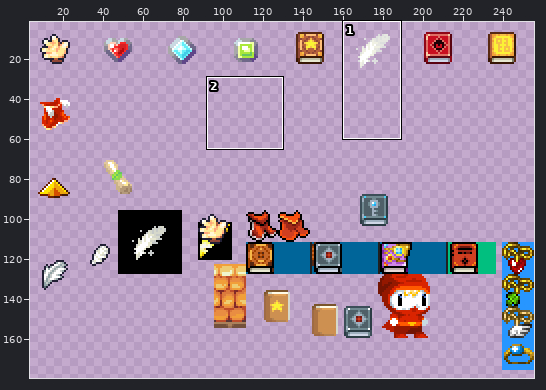
One commit to this sprite sheet: Leore/Content/items.png. The picture above shows the old version from afar; the outline marks the close-up.
Close-up. As it was:
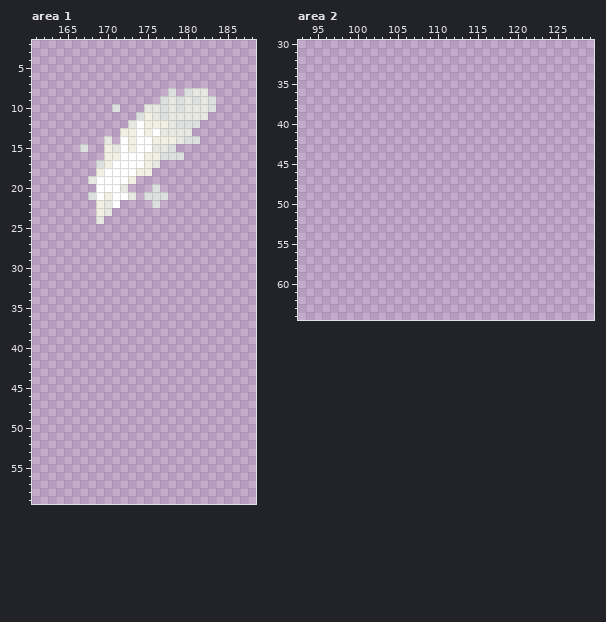
The file is 256x256 pixels. Colours within 5 levels of each other are drawn and written as one. Shown: area 1: x 161..188, y 2..59; area 2: x 93..129, y 30..64. The wide view leaves out empty margins.
The same view after the edit:
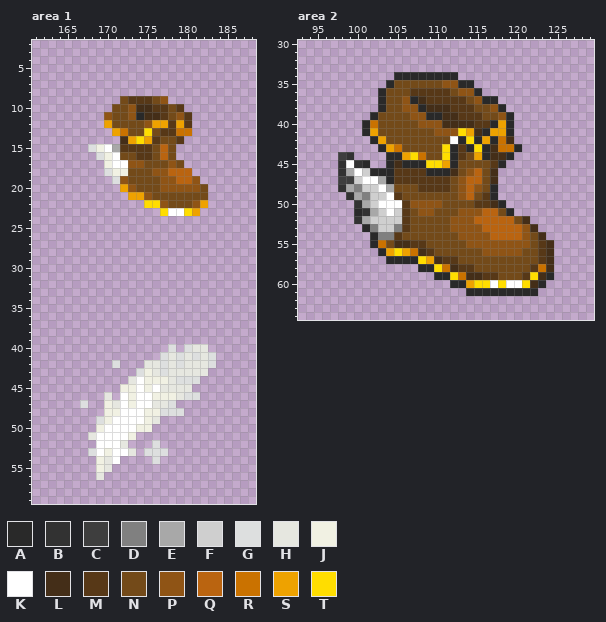
Palette (. is transparent): A #292929  B #323232  C #3e3e3e  D #808080  E #a8a8a8  F #cfcfcf  G #dddfdf  H #e6e7e0  J #f1f1e3  K #ffffff  L #442e18  M #573817  N #734a19  P #8f5415  Q #ba6410  R #ca7200  S #eea200  T #ffdd00
Author's note on the commit: shop item change
Changes in this commit:
--- area 1
@@ x 161..188 @@
  7 ............................
- 8 .................G.GHH......
- 9 ................GHGHGHG.....
-10 ..........G...HHGHGHHHG.....
-11 .............GJHGHHHHH......
-12 ............HKJJJHGGG.......
-13 ...........JJKJKHHHH........
-14 .........H.KJKKJJJHGG.......
-15 ......G..JHKJKKHHG..........
-16 .........JJKKKJJGGG.........
-17 ........GJKKKKJH............
-18 ........JKKKKJJ.............
-19 .......HKKKKJ...............
-20 ........KKKH...G............
-21 .......GKJKKH.GGG...........
-22 ........JHK....G............
-23 ........JH..................
-24 ........H...................
+ 8 ............................
+ 9 ...........NMMMNP...........
+10 ..........NNPLLMMNM.........
+11 .........PNNPALLMNPM........
+12 .........SNNNNPSSMSM........
+13 ..........SRNNTNMMRR........
+14 ...........LSTSMNNM.........
+15 .......GJKEMMMMNQN..........
+16 ........GJKNNMMNQN..........
+17 .........JKKPPNNNPN.........
+18 .........GJJNNNPPQQQ........
+19 ..........GPNNNNPPQQP.......
+20 ...........SPNNNPPPPPN......
+21 ............SSPNNNNNNN......
+22 ..............TTPNNNPS......
+23 ................TKKTS.......
+24 ............................
 25 ............................
@@ x 161..188 @@
 39 ............................
-40 ............................
-41 ............................
-42 ............................
-43 ............................
-44 ............................
-45 ............................
-46 ............................
-47 ............................
-48 ............................
-49 ............................
-50 ............................
-51 ............................
-52 ............................
-53 ............................
-54 ............................
-55 ............................
-56 ............................
+40 .................G.GHH......
+41 ................GHGHGHG.....
+42 ..........G...HHGHGHHHG.....
+43 .............GJHGHHHHH......
+44 ............HKJJJHGGG.......
+45 ...........JJKJKHHHH........
+46 .........H.KJKKJJJHGG.......
+47 ......G..JHKJKKHHG..........
+48 .........JJKKKJJGGG.........
+49 ........GJKKKKJH............
+50 ........JKKKKJJ.............
+51 .......HKKKKJ...............
+52 ........KKKH...G............
+53 .......GKJKKH.GGG...........
+54 ........JHK....G............
+55 ........JH..................
+56 ........H...................
 57 ............................
--- area 2
@@ x 93..129 @@
 33 .....................................
-34 .....................................
-35 .....................................
-36 .....................................
-37 .....................................
-38 .....................................
-39 .....................................
-40 .....................................
-41 .....................................
-42 .....................................
-43 .....................................
-44 .....................................
-45 .....................................
-46 .....................................
-47 .....................................
-48 .....................................
-49 .....................................
-50 .....................................
-51 .....................................
-52 .....................................
-53 .....................................
-54 .....................................
-55 .....................................
-56 .....................................
-57 .....................................
-58 .....................................
-59 .....................................
-60 .....................................
-61 .....................................
+34 ............AAAAAAAA.................
+35 ...........ANNNNNNPPAA...............
+36 ..........ANNNMMMMMNPPA..............
+37 ..........ANNPALMMMMMNPAA............
+38 ..........ANNPPALLLMMMNNPA...........
+39 .........ANNNNPPAALLMMMNNPA..........
+40 ........ARNNNNNPPPLLLLMMASA..........
+41 ........ASNNNNNNNPPPTSLASSA..........
+42 .........ASNNNNNNNNKATASARL..........
+43 ..........ASRNNNNNTAMATALRRA.........
+44 .....CB....AASTRNNTAMNSALLA..........
+45 .....BKBA..ALAAATTSANNNNMA...........
+46 .....BEKFAAAMMMMAAALNPQNL............
+47 .....CCFKKEAMMMMMMMNPQQNL............
+48 .....BEDFFKENNNMMMMNPQPNA............
+49 ......BEDFFKMNNNNNNNPQNMA............
+50 .......BEFKKKMPPPPNNNNMMLA...........
+51 .......ABEFKFMNPPNNNPPPQQNA..........
+52 .......BEFFFFMNNNNNPPPQQQQQNL........
+53 ........ADFFDMNNNNNPPPPQQQQQPL.......
+54 .........ADDMNNNNNNNPPPPQQQQPNL......
+55 .........ARNLLMMNNNNNPPPPPPPPNML.....
+56 ..........ASTSRLMNNNNNNPPPPPNNML.....
+57 ...........AAAATSLMMNNNNNNNNNNML.....
+58 ...............AATRLMMNNNNNNNMRL.....
+59 .................AATRLLMMNNNMTLA.....
+60 ...................AASTTKTKKTLA......
+61 .....................AAAAAAAAA.......
 62 .....................................
Boxes around the changes in both close-ups, in picture pixels (x1, y1, x2, y2):
changed: (80, 88, 216, 224)
added: (80, 344, 216, 480)
added: (338, 72, 554, 296)
